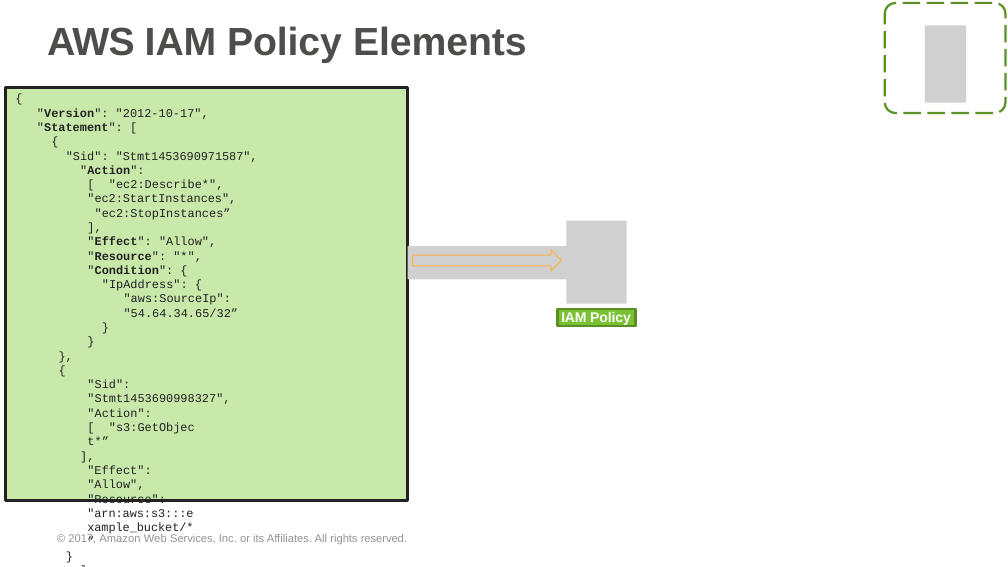
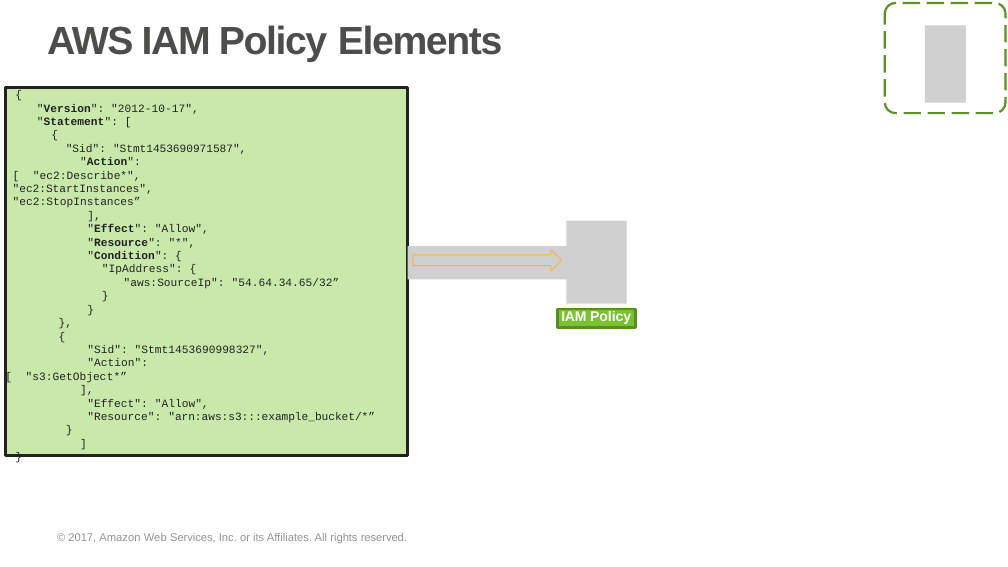
Before and after one commit to prkatta/dotraining, a slide deck: slide 74 of Session-17/AWS/AWS_Fundamentals.pptx. Drawn at 1008x567 pixels with LibreOffice and Linux fonts; fonts in the diff are those of the drawing; grey boxes stand for pictures; background and template pictures are left out. Boxes give left, top, right and bottom in pixels: in the first picture for what was removed or moved away, otherwise in the second. Text is boxed around its words. In the diff, an @@ line names an element or a change of style, - is before the commit and + after.

```diff
--- a/Session-17/AWS/AWS_Fundamentals.pptx
+++ b/Session-17/AWS/AWS_Fundamentals.pptx
@@ title "AWS IAM Policy Elements" at (47, 25, 502, 62): letter spacing -0.6 to -1 pt in "AWS"; letter spacing -0.1 to -1 pt in "IAM Policy Elements"; indent changed @@
@@ rectangle "{": place and size @@
-rectangle "{" at (5, 88, 407, 501)
+rectangle "{" at (5, 88, 407, 456)
@@ rectangle "{" at (5, 88, 407, 456): size 8.5 to 8 pt; indent changed @@
@@ freeform shape at (412, 250, 561, 271): outline redrawn @@
@@ rectangle "IAM Policy" at (557, 309, 636, 328): letter spacing -0.1 to 0 pt in "Policy"; indent changed; line spacing 11.8pt to 11pt @@
@@ text "© 2017, Amazon Web Services, ..." at (68, 533, 407, 543): indent changed @@
```
Also in this commit, not shown: 124 other slides changed, 5 slides removed, 1 other file.
